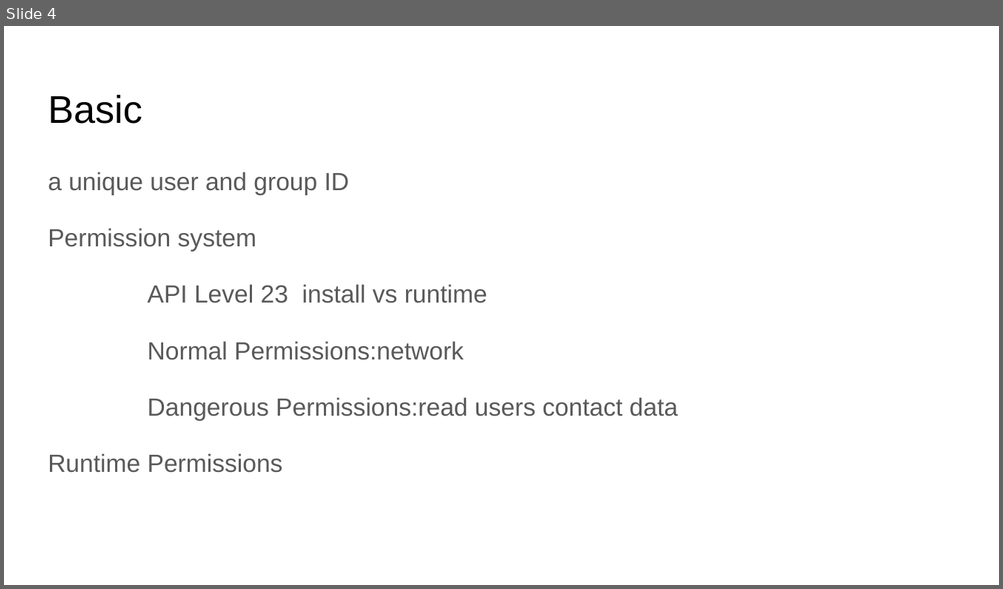
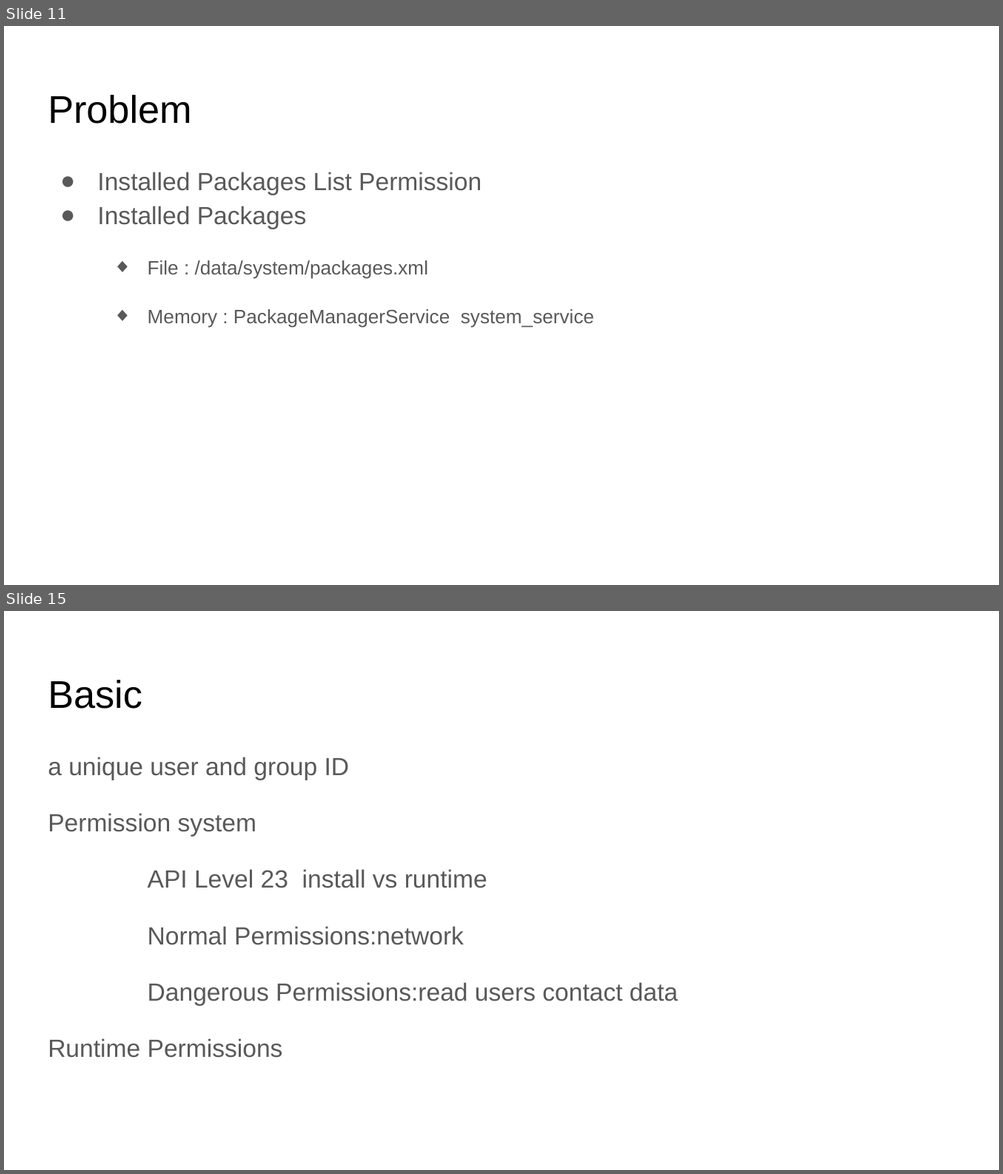
Before and after one commit to martinkro/android-studio-samples, a slide deck: docs/Android Permission.pptx. Shown one above the other, each under a label of ours: slide 4 before the commit, slides 11 and 15 after it; the slides between them are not shown. The pictures are 1003x589 and 1003x1174 pixels, drawn with LibreOffice and Linux fonts; fonts in the diff are those of the drawing. Boxes give left, top, right and bottom in pixels: in the first picture for what was removed or moved away, otherwise in the second. Text is boxed around its words. In the diff, an @@ line names an element or a change of style, - is before the commit and + after.

```diff
--- a/docs/Android Permission.pptx
+++ b/docs/Android Permission.pptx
@@ slide 11 added at (x1=4, y1=26, x2=999, y2=585), background #FFFFFF @@
@@ title added at (x1=48, y1=95, x2=191, y2=124), 28 pt, text #000000 @@
+Problem
@@ text added at (x1=97, y1=172, x2=594, y2=327), 14 pt, text #595959 @@
+● Installed Packages List Permission
+● Installed Packages
+  ◆ File : /data/system/packages.xml
+  ◆ Memory : PackageManagerService system_service
@@ what was slide 4 is now slide 15 @@
```
Also in this commit, not shown: 3 slides changed, 10 other slides added, 4 other files.
